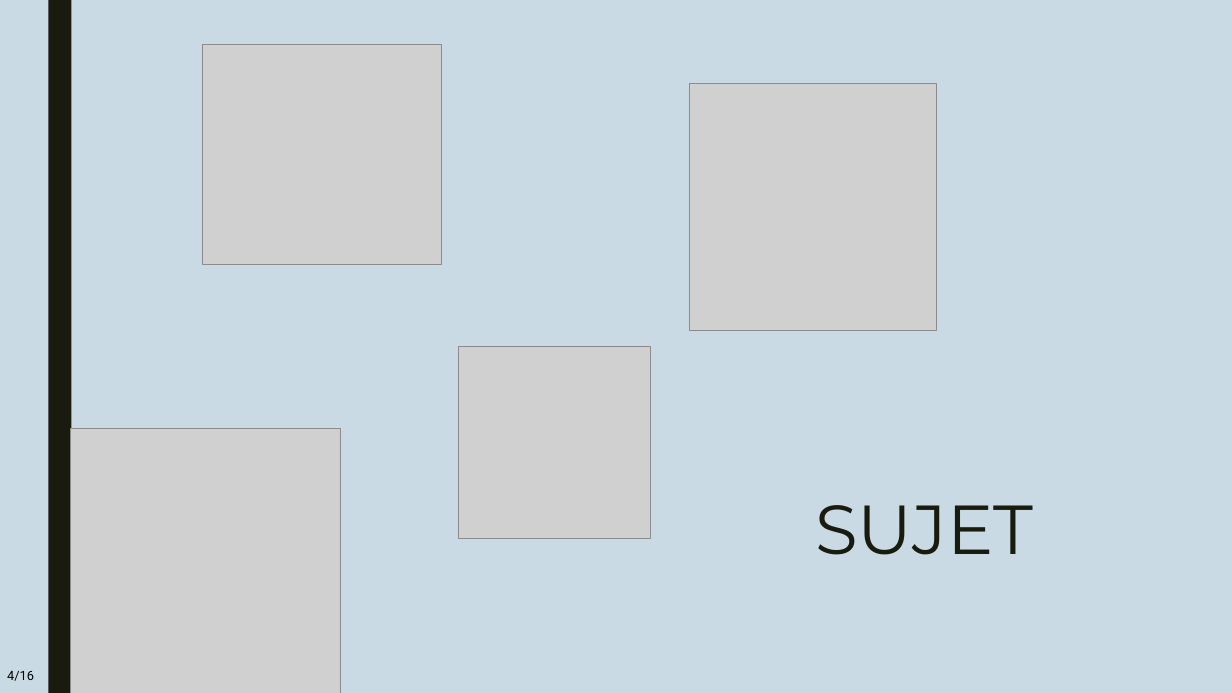
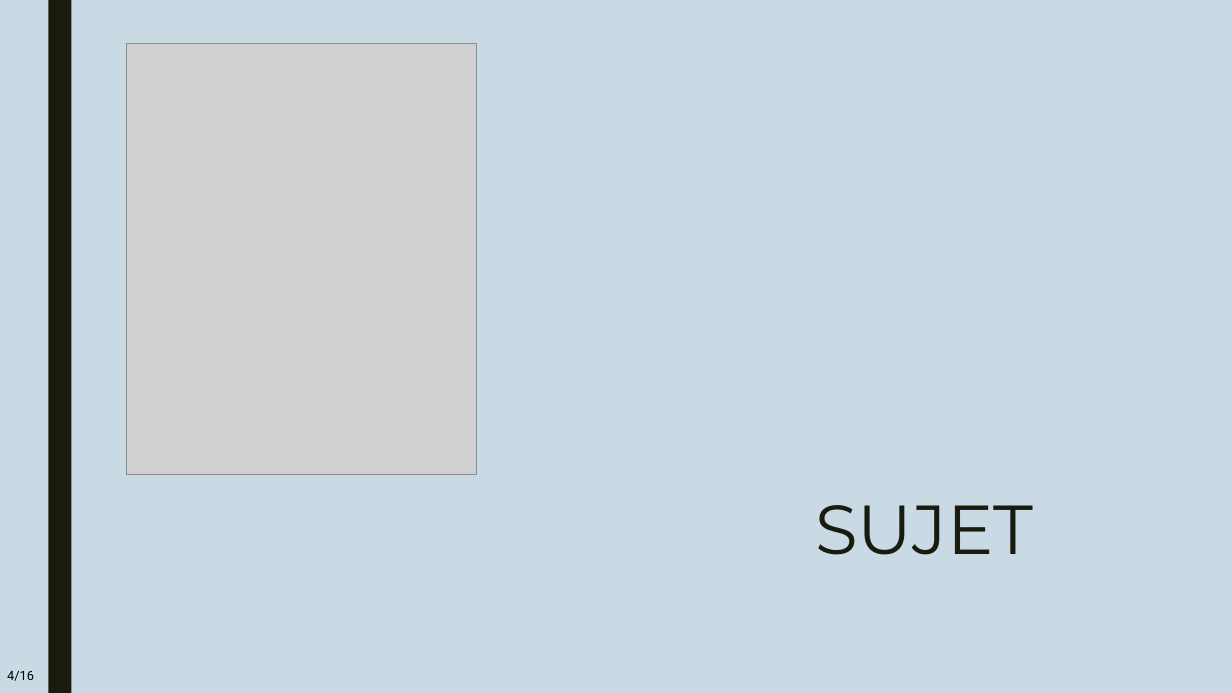
Before and after one commit to TristanGerber/trigerber-TPI, a slide deck: slide 4 of 3-Presentation/x-trg-powerpoint.pptx. Drawn at 1232x693 pixels with LibreOffice and Linux fonts; fonts in the diff are those of the drawing; grey boxes stand for pictures. Boxes give left, top, right and bottom in pixels: in the first picture for what was removed or moved away, otherwise in the second. Text is boxed around its words. In the diff, an @@ line names an element or a change of style, - is before the commit and + after.

```diff
--- a/3-Presentation/x-trg-powerpoint.pptx
+++ b/3-Presentation/x-trg-powerpoint.pptx
@@ picture added at [127, 43, 476, 475] @@
@@ picture removed at [202, 44, 442, 264] @@
@@ picture removed at [690, 84, 937, 331] @@
@@ picture removed at [458, 347, 651, 539] @@
@@ picture removed at [70, 429, 340, 693] @@
```
Also in this commit, not shown: 15 other slides changed, 1 other file.
